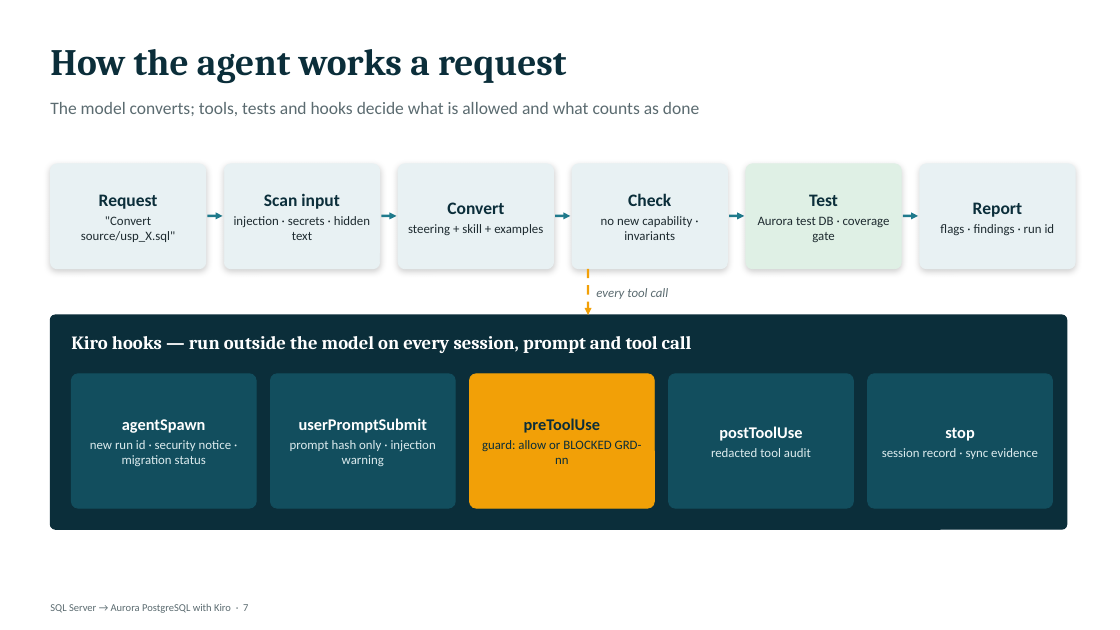
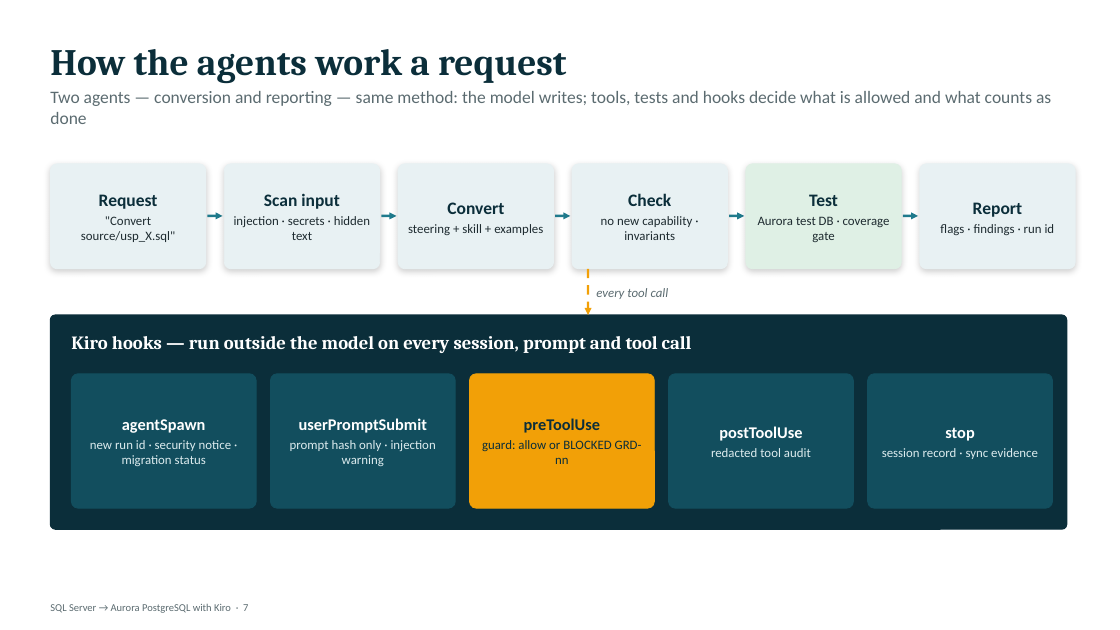
Before and after one commit to kaniska/KiroSQLMigrationProject, a slide deck: slide 7 of docs/Executive_Overview.pptx. Drawn at 1120x630 pixels with LibreOffice and Linux fonts; fonts in the diff are those of the drawing. Boxes give left, top, right and bottom in pixels: in the first picture for what was removed or moved away, otherwise in the second. Text is boxed around its words. In the diff, an @@ line names an element or a change of style, - is before the commit and + after.

```diff
--- a/docs/Executive_Overview.pptx
+++ b/docs/Executive_Overview.pptx
@@ text at <box>50,49,567,84</box>: text changed @@
-How the agent works a request
+How the agents work a request
@@ text at <box>50,91,1051,124</box>: text changed @@
-The model converts; tools, tests and hooks decide what is allowed and what counts as done
+Two agents — conversion and reporting — same method: the model writes; tools, tests and hooks decide what is allowed and what counts as done
```
Also in this commit, not shown: 3 other slides changed, 55 other files.
